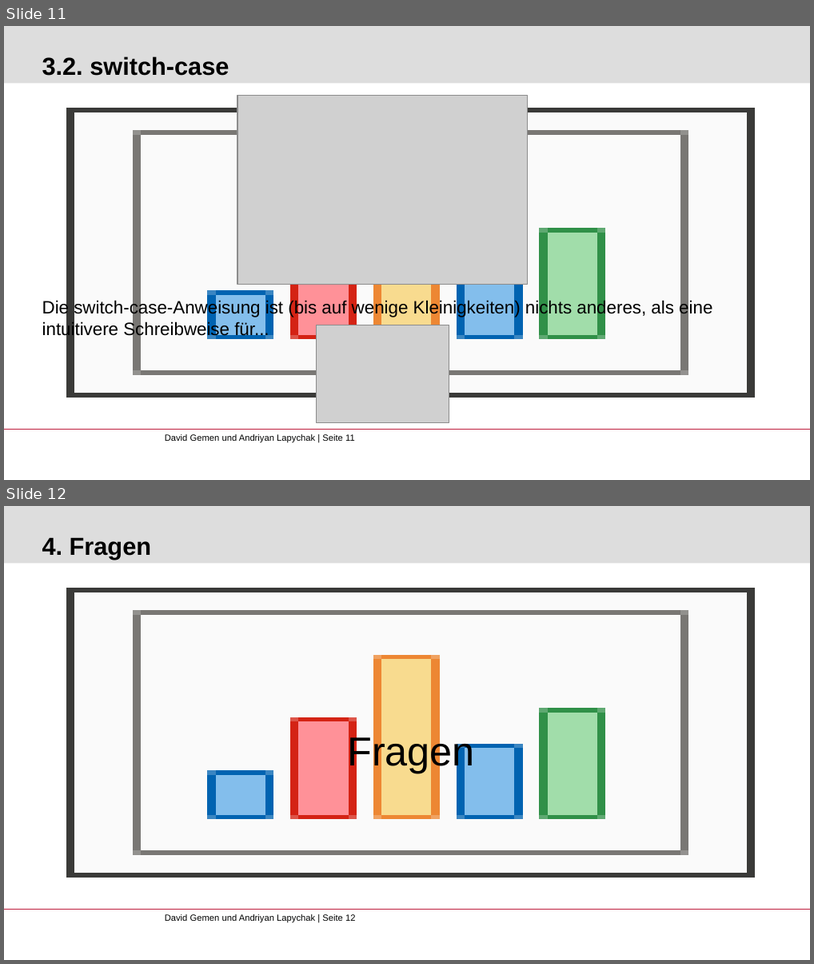
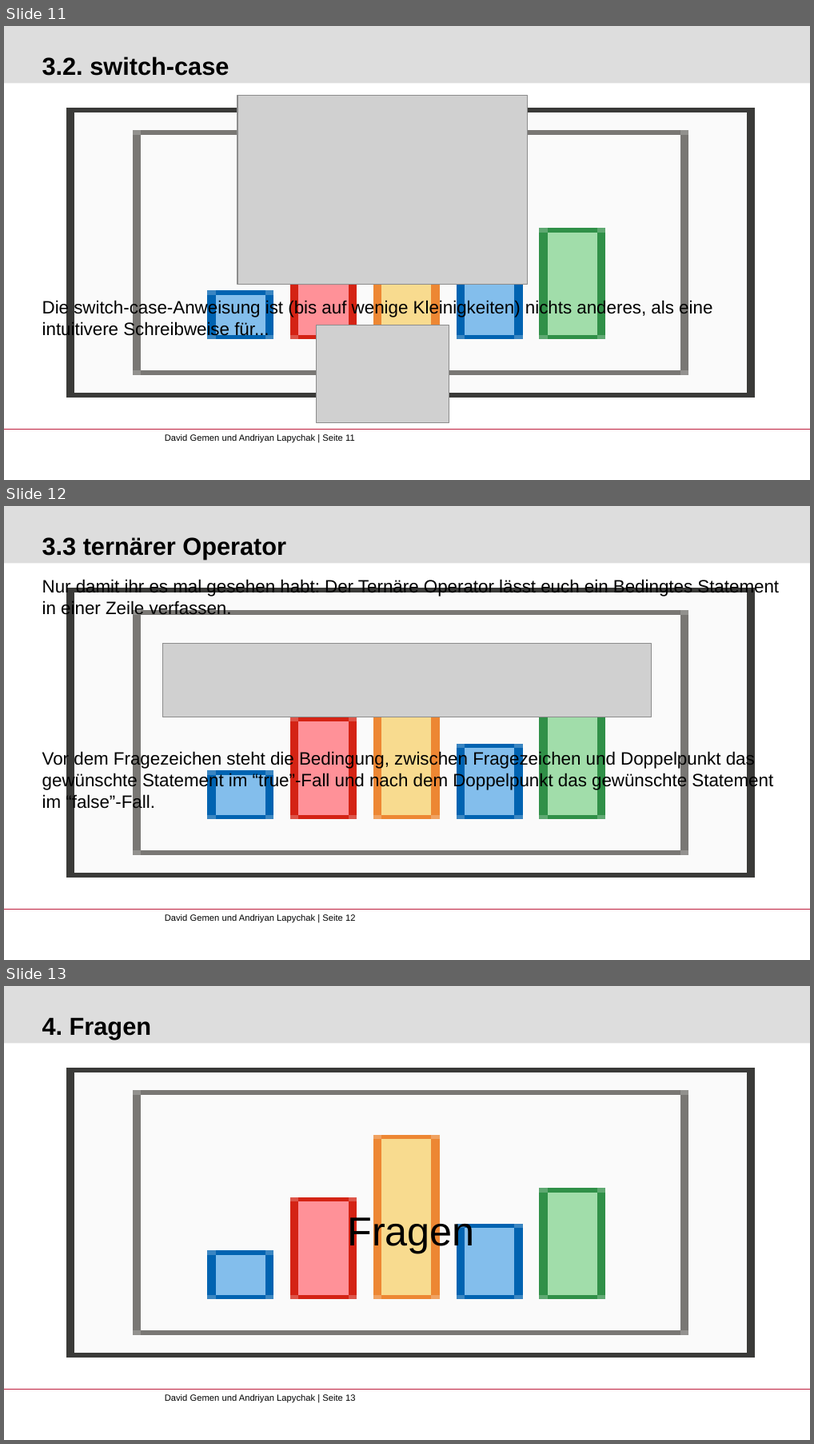
Before and after one commit to gemdav/Programmieren-1-Tutorium, a slide deck: slides/01_first_steps_with_java.pptx. Shown one above the other, each under a label of ours: slides 11 and 12 before the commit, slides 11, 12 and 13 after it. The pictures are 814x964 and 814x1444 pixels, drawn with LibreOffice and Linux fonts; fonts in the diff are those of the drawing; grey boxes stand for pictures; background and template pictures are left out. Boxes give left, top, right and bottom in pixels: in the first picture for what was removed or moved away, otherwise in the second. Text is boxed around its words. In the diff, an @@ line names an element or a change of style, - is before the commit and + after.

```diff
--- a/slides/01_first_steps_with_java.pptx
+++ b/slides/01_first_steps_with_java.pptx
@@ slide 12 added at box(4, 506, 810, 960), background #FFFFFF; not listed: 3 template elements that a slide beside it also shows @@
@@ title added at box(42, 537, 286, 560), 22 pt, text #000000, bold @@
+3.3 ternärer Operator
@@ text added at box(42, 579, 779, 812), 16 pt, text #000000 @@
+Nur damit ihr es mal gesehen habt: Der Ternäre Operator lässt euch ein Bedingtes Statement in einer Zeile verfassen.
+Vor dem Fragezeichen steht die Bedingung, zwischen Fragezeichen und Doppelpunkt das gewünschte Statement im “true”-Fall und nach dem Doppelpunkt das gewünschte Statement im “false”-Fall.
@@ picture added at box(163, 643, 650, 717) @@
@@ what was slide 12 is now slide 13 @@
```
Also in this commit, not shown: 1 slide changed, 11 other files.
